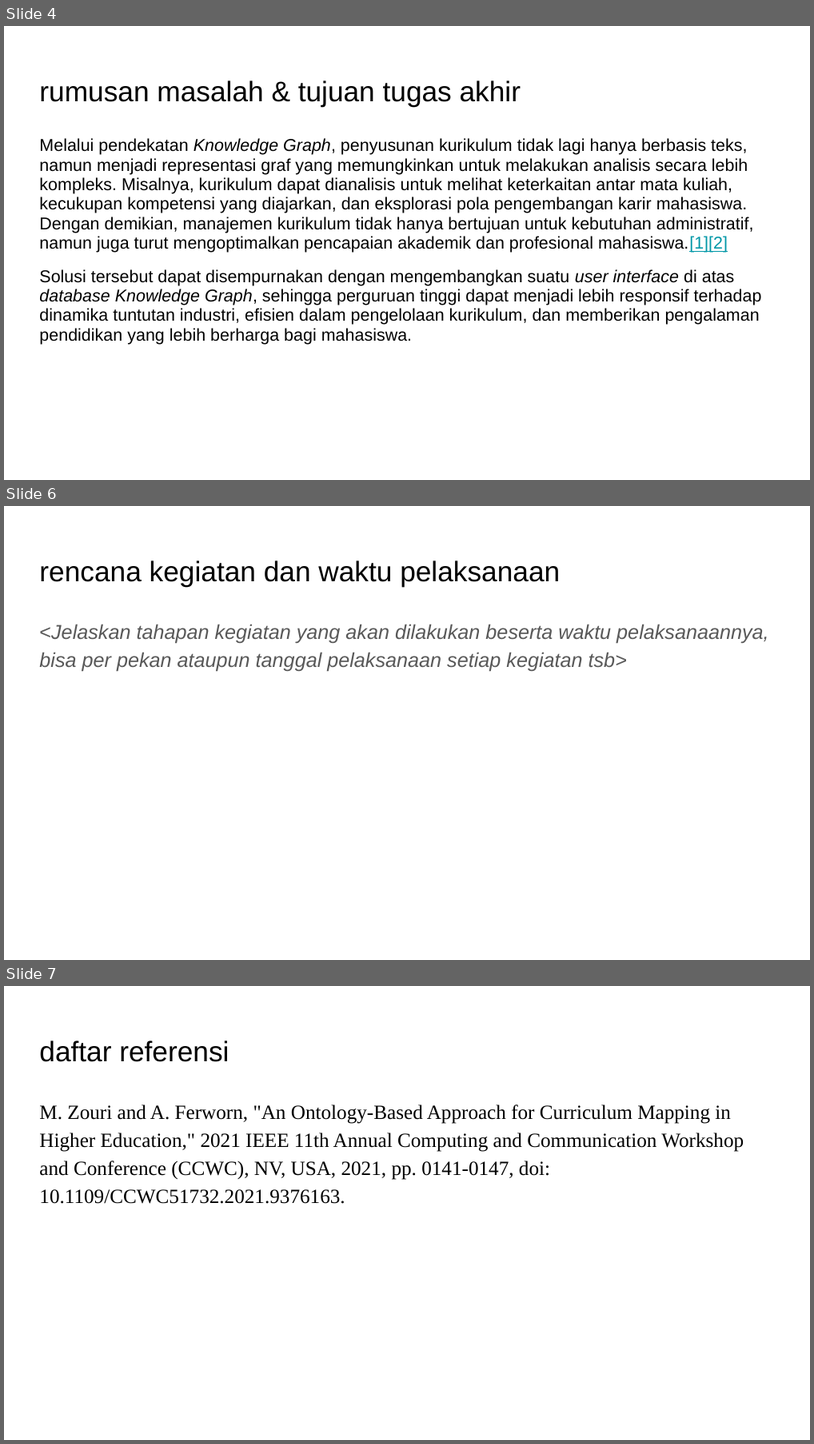
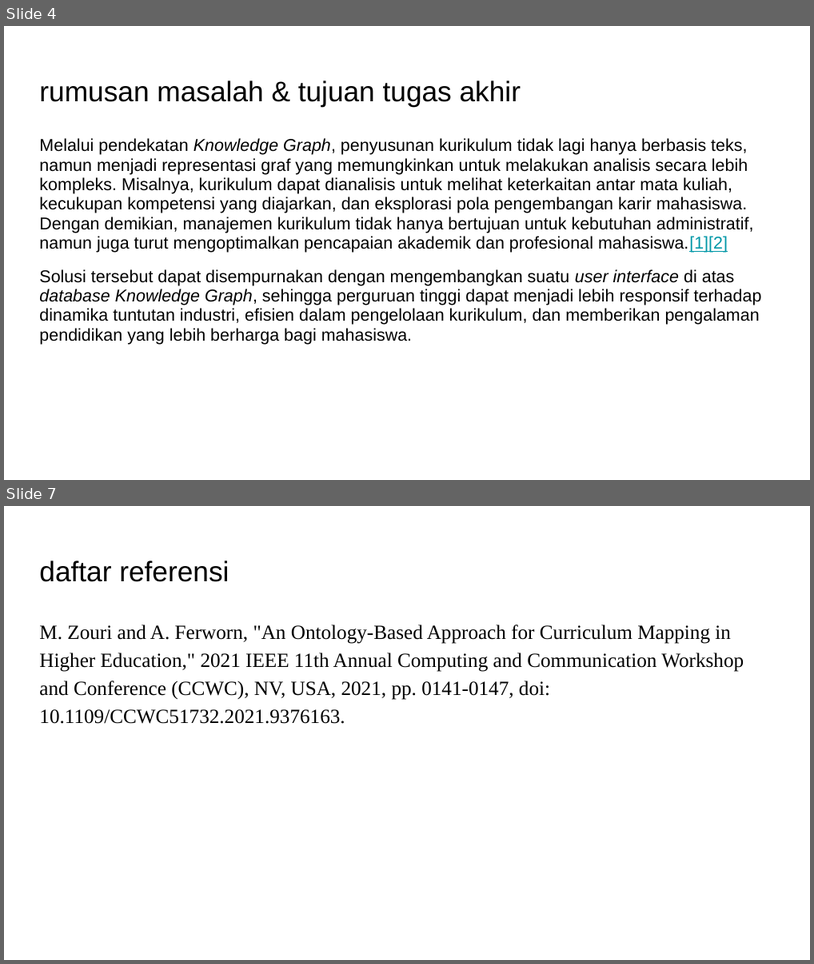
Before and after one commit to rcsenlia/Ontologi-Sejarah-Indonesia, a slide deck: MarkusLeonardWijaya/Draft Proposal-Markus Leonard Wijaya.pptx. Shown one above the other, each under a label of ours: slides 4, 6 and 7 before the commit, slides 4 and 7 after it; the slides between them are not shown. The pictures are 814x1444 and 814x964 pixels, drawn with LibreOffice and Linux fonts; fonts in the diff are those of the drawing. Boxes give left, top, right and bottom in pixels: in the first picture for what was removed or moved away, otherwise in the second. Text is boxed around its words. In the diff, an @@ line names an element or a change of style, - is before the commit and + after.

```diff
--- a/MarkusLeonardWijaya/Draft Proposal-Markus Leonard Wijaya.pptx
+++ b/MarkusLeonardWijaya/Draft Proposal-Markus Leonard Wijaya.pptx
@@ slide 6 removed at box(4, 506, 810, 960), background #FFFFFF @@
@@ title removed at box(39, 560, 560, 586) @@
-rencana kegiatan dan waktu pelaksanaan
@@ text removed at box(39, 624, 769, 671) @@
-<Jelaskan tahapan kegiatan yang akan dilakukan beserta waktu pelaksanaannya, bisa per pekan ataupun tanggal pelaksanaan setiap kegiatan tsb>
```
Also in this commit, not shown: 3 slides changed, 1 slide added.
